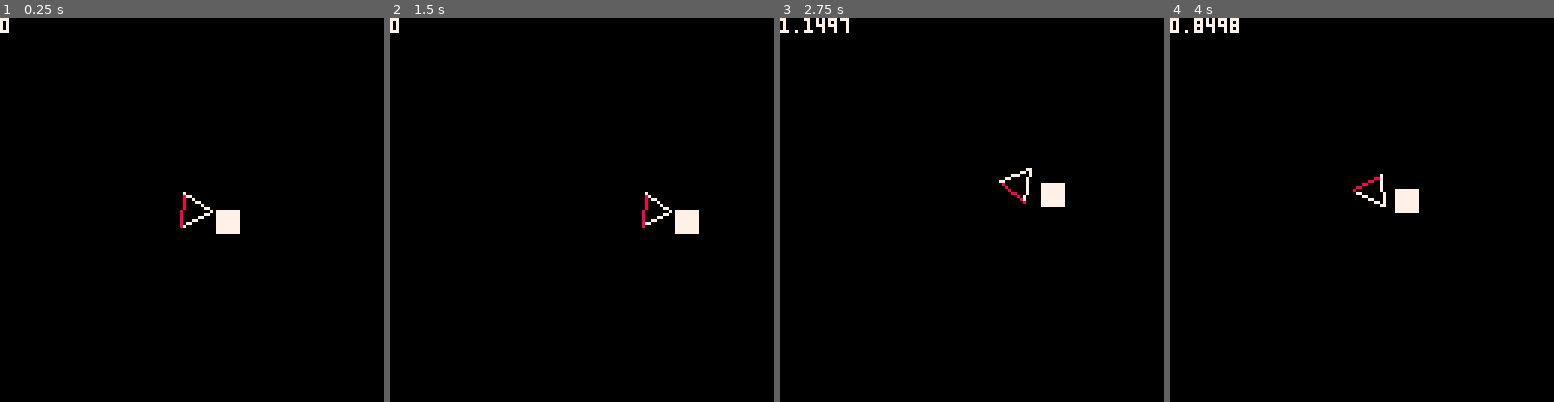
Above: before the commit, frames 1-4 (left to right).
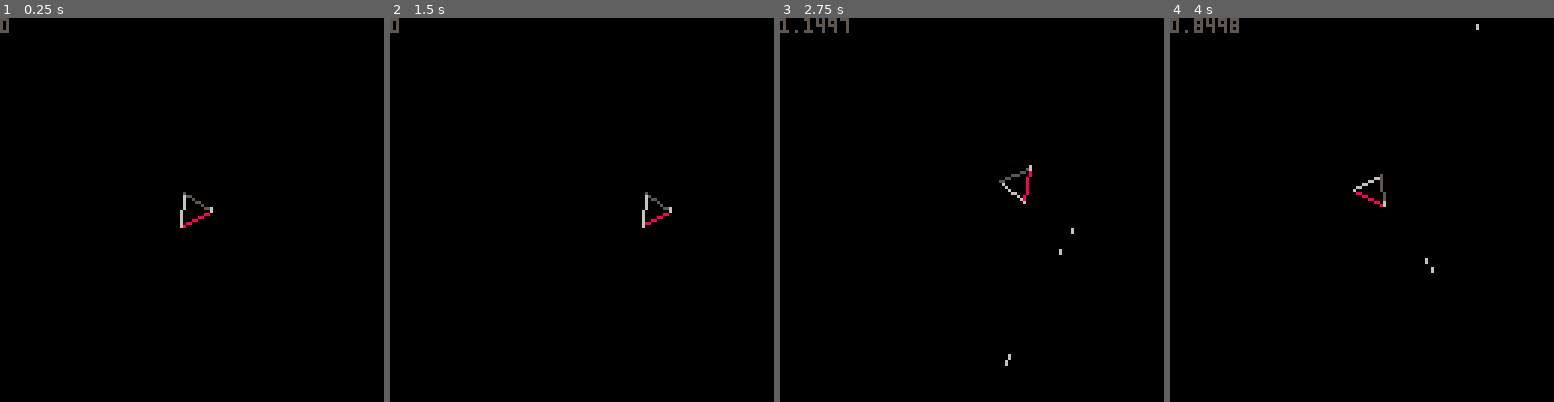
Above: after the commit, the same moments.

Repository: alainpuron/pico-8
Game: PICO-8 cartridge _spaceship game.p8
Two runs of this game, one before a commit and one after it. Both use one fixed random seed, a clock stepped at 60 frames per second and the inputs below.
Inputs:
- Up to frame 1 (0.25 s): no input
- Up to frame 2 (1.5 s): tap X (X key) at 0.33, 1.07 s; tap O (Z key) at 0.7 s
- Up to frame 3 (2.75 s): hold Right 1.6-2.1 s; tap O (Z key) at 1.7, 2.1, 2.5 s; tap X (X key) at 1.85 s; hold Right from 2.47 s (still down)
- Up to frame 4 (4 s): tap O (Z key) at 2.9, 3.3, 3.7 s; tap X (X key) at 2.97 s; release Right at 3.03 s; hold Left 3.08-3.58 s

The runs differ from the first frame. In frame 1, 0.7% of the frame differs, in the area x 0-63%, y 0-57%; in frame 2, 0.6%; in frame 3, 0.9%; in frame 4, 1.0%, in the area x 0-81%, y 0-67%.

Commit message:
Add files via upload
Added a shooting

Diff:
--- a/_spaceship game.p8
+++ b/_spaceship game.p8
@@ -4,17 +4,20 @@
 function _init()
 
   player_init()
+  bullet_init()
 
 end
 
 function _update()
 	player_update()
+	bullet_update()
 end
 
 function _draw()
   cls()
 
 	player_draw(plr)
+	bullet_draw()
 end
 
 -->8
@@ -55,11 +58,13 @@
 
 
 -- draw triangle
-line(x1, y1, x2, y2, 7) -- right
-line(x2, y2, x3, y3, 8) -- bottom
-line(x3, y3, x1, y1, 7) -- left
+line(x1, y1, x2, y2, 8) -- right
+line(x2, y2, x3, y3, 6) -- bottom
+line(x3, y3, x1, y1, 5) -- left
 print(plr.angle)
-spr(0,plr.cx+8,plr.cy)
+spr(16, x1 - 3, y1 - 7)
+
+
 end
 
 
@@ -94,6 +99,63 @@
 
 
 end
+-->8
+-- bullet --
+
+function bullet_init()
+
+	-- table for bullets
+	bullets={}
+end
+
+function bullet_update()
+
+	shoot(plr)
+	for b in all(bullets) do
+
+	-- bullet position
+		b.x+=b.spdx
+		b.y+=b.spdy
+
+	-- if bullet is out of
+		if b.x > 128
+			then
+			del(bullets,b)
+		end
+
+
+	end
+end
+
+function bullet_draw()
+
+	-- draw each bullet to the scr
+	for b in all(bullets) do
+
+	-- spr, x,y
+		spr(16,b.x,b.y)
+
+	end
+
+end
+
+function shoot(plr)
+
+	if btn(🅾️) then
+
+	add(bullets, {
+	x= x1 -3 ,
+	y= y1 -7 ,
+	spdx = plr.vx + cos(plr.angle)*3,
+	spdy = plr.vy + sin(plr.angle)*3
+
+	})
+
+	end
+
+end
+
+
 __gfx__
 77777777000000000000000000000000000000000000000000000000000000000000000000000000000000000000000000000000000000000000000000000000
 77777777000000000000000000000000000000000000000000000000000000000000000000000000000000000000000000000000000000000000000000000000
@@ -103,3 +165,11 @@
 77777777000000000000000000000000000000000000000000000000000000000000000000000000000000000000000000000000000000000000000000000000
 77777777000000000000000000000000000000000000000000000000000000000000000000000000000000000000000000000000000000000000000000000000
 77777777000000000000000000000000000000000000000000000000000000000000000000000000000000000000000000000000000000000000000000000000
+00000000000000000000000000000000000000000000000000000000000000000000000000000000000000000000000000000000000000000000000000000000
+00000000000000000000000000000000000000000000000000000000000000000000000000000000000000000000000000000000000000000000000000000000
+00000000000000000000000000000000000000000000000000000000000000000000000000000000000000000000000000000000000000000000000000000000
+00000000000000000000000000000000000000000000000000000000000000000000000000000000000000000000000000000000000000000000000000000000
+00000000000000000000000000000000000000000000000000000000000000000000000000000000000000000000000000000000000000000000000000000000
+00000000000000000000000000000000000000000000000000000000000000000000000000000000000000000000000000000000000000000000000000000000
+00060000000000000000000000000000000000000000000000000000000000000000000000000000000000000000000000000000000000000000000000000000
+00060000000000000000000000000000000000000000000000000000000000000000000000000000000000000000000000000000000000000000000000000000
